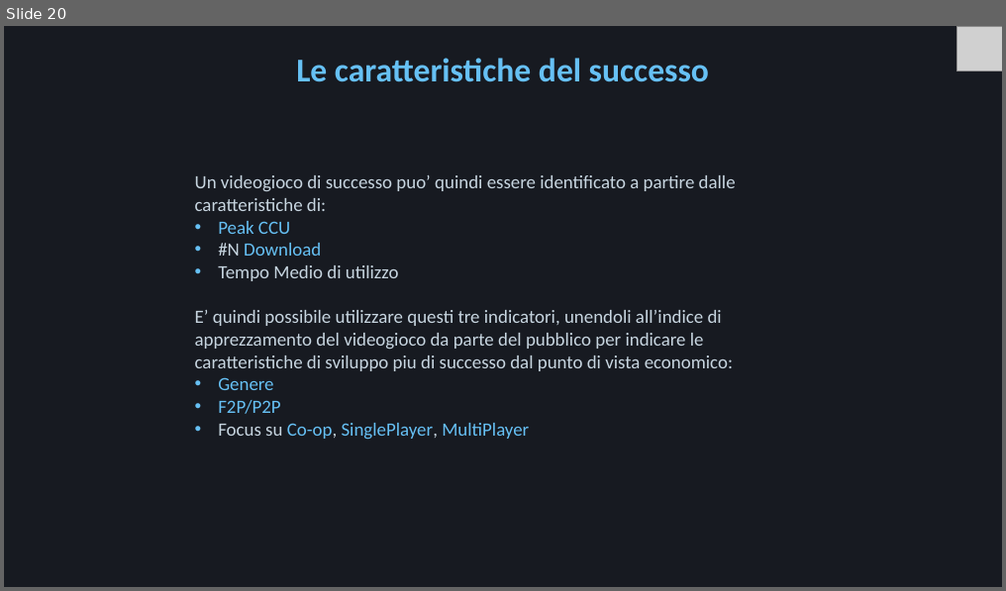
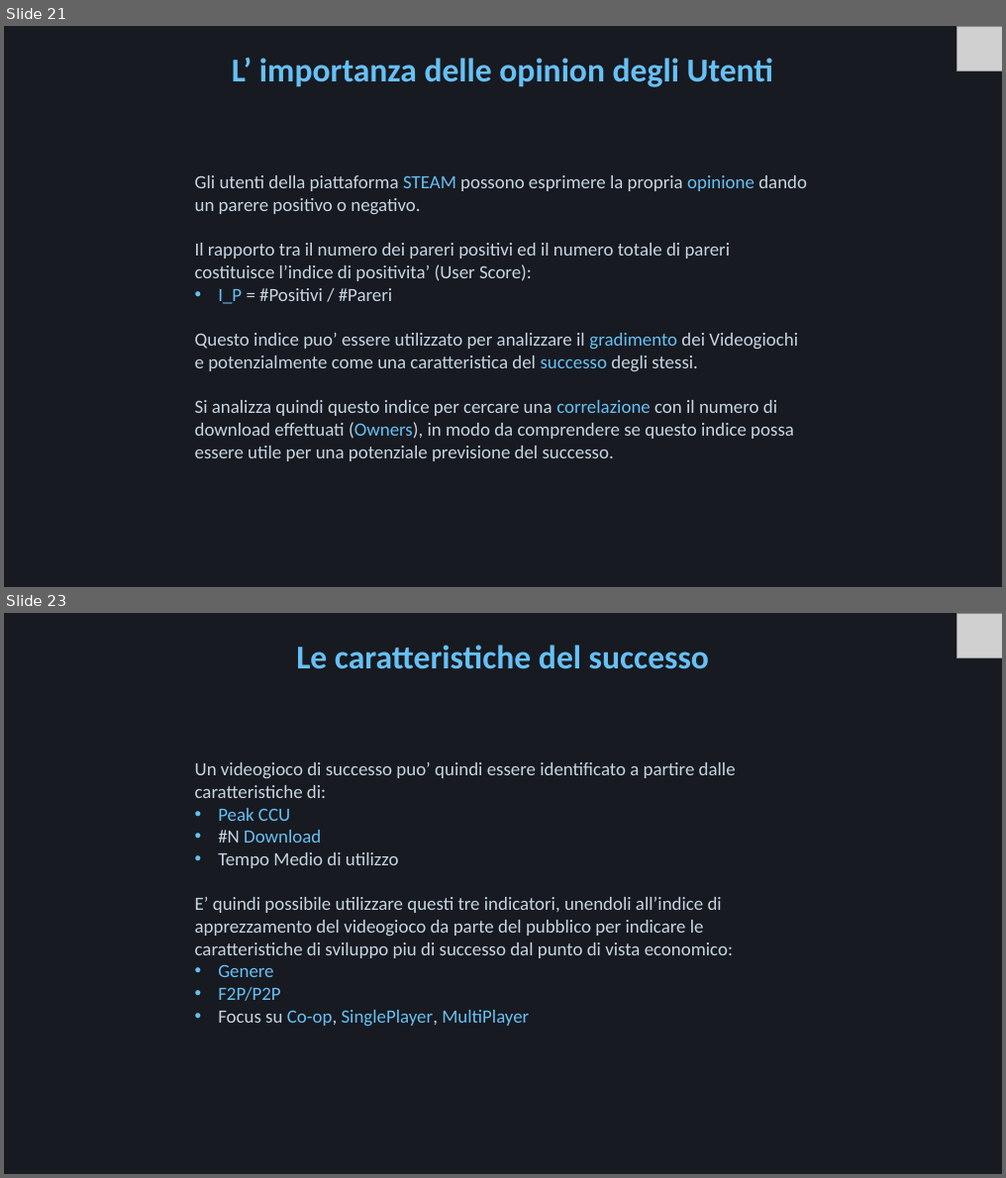
Before and after one commit to Mora11231/VisualizzazioneScientifica, a slide deck: Steam.pptx. Shown one above the other, each under a label of ours: slide 20 before the commit, slides 21 and 23 after it; the slides between them are not shown. The pictures are 1006x591 and 1006x1178 pixels, drawn with LibreOffice and Linux fonts; fonts in the diff are those of the drawing; grey boxes stand for pictures. Boxes give left, top, right and bottom in pixels: in the first picture for what was removed or moved away, otherwise in the second. Text is boxed around its words. In the diff, an @@ line names an element or a change of style, - is before the commit and + after.

```diff
--- a/Steam.pptx
+++ b/Steam.pptx
@@ slide 21 added at [4, 26, 1002, 587], background #171A21 @@
@@ picture added at [957, 26, 1002, 71] @@
@@ title added at [232, 57, 774, 87], 32 pt, text #66C0F4, bold @@
+L’ importanza delle opinion degli Utenti
@@ text added at [195, 175, 807, 462], 18 pt, text #C7D5E0 @@
+Gli utenti della piattaforma STEAM possono esprimere la propria opinione dando un parere positivo o negativo.
+Il rapporto tra il numero dei pareri positivi ed il numero totale di pareri costituisce l’indice di positivita’ (User Score):
+• I_P = #Positivi / #Pareri
+Questo indice puo’ essere utilizzato per analizzare il gradimento dei Videogiochi e potenzialmente come una caratteristica del successo degli stessi.
+Si analizza quindi questo indice per cercare una correlazione con il numero di download effettuati (Owners), in modo da comprendere se questo indice possa essere utile per una potenziale previsione del successo.
@@ what was slide 20 is now slide 23 @@
```
Also in this commit, not shown: 10 slides changed, 3 other slides added, 1 slide removed, 4 other files.
